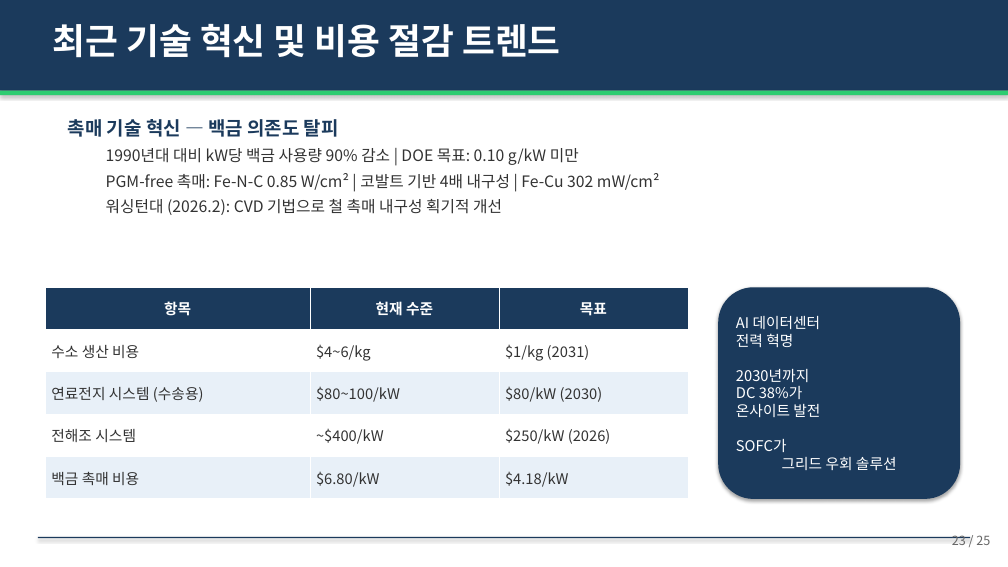
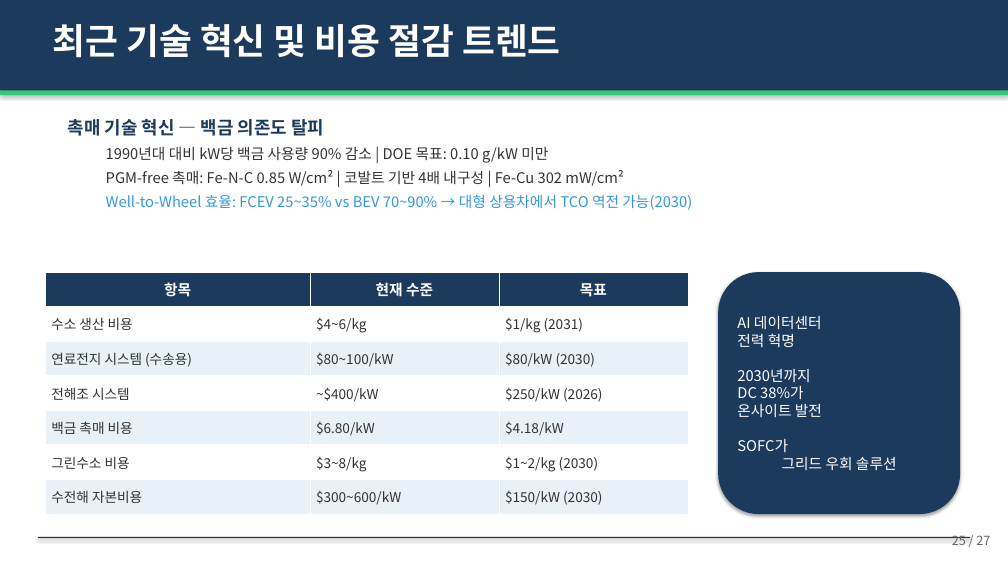
Before and after one commit to hpark1947/Hydrogen, a slide deck: slide 25 of 연료전지/연료전지_발표자료.pptx (slide 23 before the commit). Drawn at 1008x567 pixels with LibreOffice and Linux fonts; fonts in the diff are those of the drawing. Boxes give left, top, right and bottom in pixels: in the first picture for what was removed or moved away, otherwise in the second. Text is boxed around its words. In the diff, an @@ line names an element or a change of style, - is before the commit and + after.

```diff
--- a/연료전지/연료전지_발표자료.pptx
+++ b/연료전지/연료전지_발표자료.pptx
@@ text at <box>68,119,624,186</box>: size 18 to 17 pt in "촉매 기술 혁신 — 백금 의존도 탈피"; size 15 to 14 pt in "1990년대 대비 kW당 백금 사용량 90% 감소 ...", "PGM-free 촉매: Fe-N-C 0.85 W/cm² | 코발트 ..." @@
@@ text at <box>106,194,692,210</box>: text changed; size 15 to 14 pt; text colour #333333 to #3498DB @@
-  워싱턴대 (2026.2): CVD 기법으로 철 촉매 내구성 획기적 개선
+  Well-to-Wheel 효율: FCEV 25~35% vs BEV 70~90% → 대형 상용차에서 TCO 역전 가능(2030)
@@ table at <box>45,272,688,514</box> @@
+row 6: 그린수소 비용 | $3~8/kg | $1~2/kg (2030)
+row 7: 수전해 자본비용 | $300~600/kW | $150/kW (2030)
@@ table: place and size @@
-table at <box>45,287,688,499</box>
+table at <box>45,272,688,514</box>
@@ rounded rectangle "AI 데이터센터 전력 혁명 2030년까지 ...": place and size @@
-rounded rectangle "AI 데이터센터 전력 혁명 2030년까지 ..." at <box>718,287,960,499</box>
+rounded rectangle "AI 데이터센터 전력 혁명 2030년까지 ..." at <box>718,272,960,514</box>
@@ text at <box>952,535,990,545</box>: text changed @@
-23 / 25
+25 / 27
```
Also in this commit, not shown: 22 other slides changed, 3 slides added, 1 slide removed, 1 other file.
